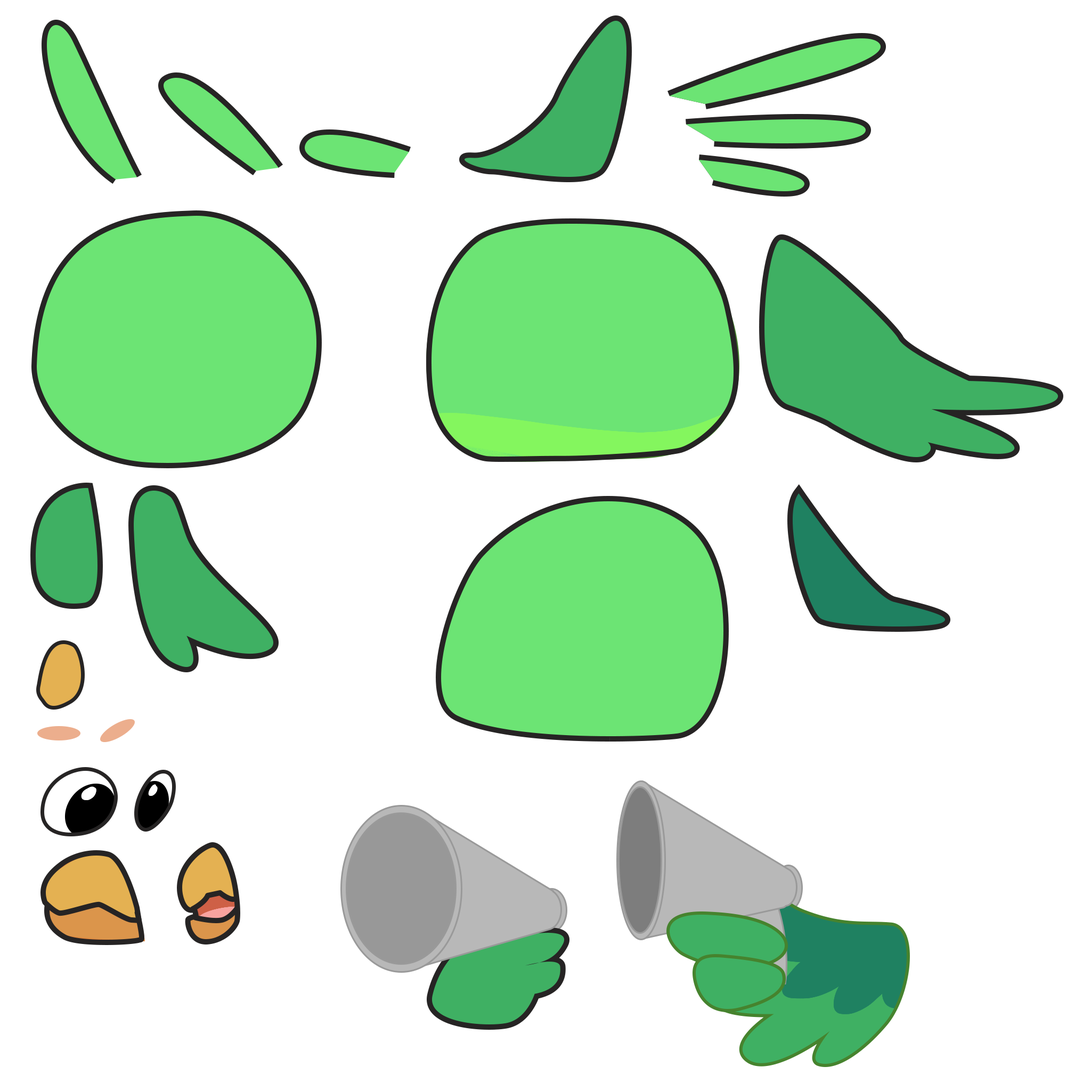
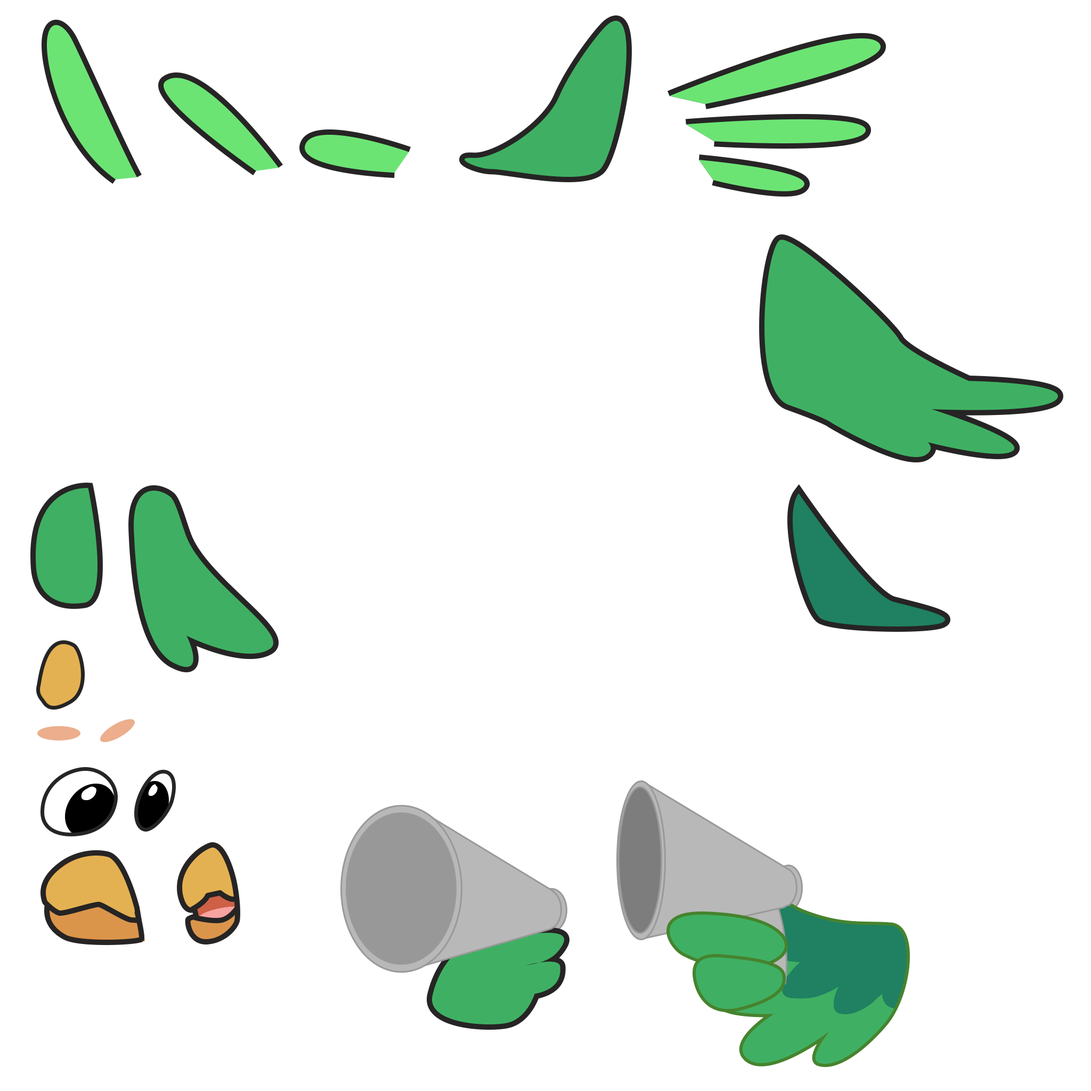
Layer changes from the first 1091×1091 image to the second:
painted on "Shape 26" over [542,968,567,999]
painted on "Shape 21" over [667,911,701,927]
painted on "Ellipse 6 copy 2" over [621,804,660,917]
hid "Shape 10" over [435,496,730,742]
hid "Shape 33", painted on it over [426,218,740,463]
hid "Layer 3" over [426,219,740,463]
painted on "Shape 4" over [42,55,111,183]
hid "Shape 3" over [31,210,322,469]
